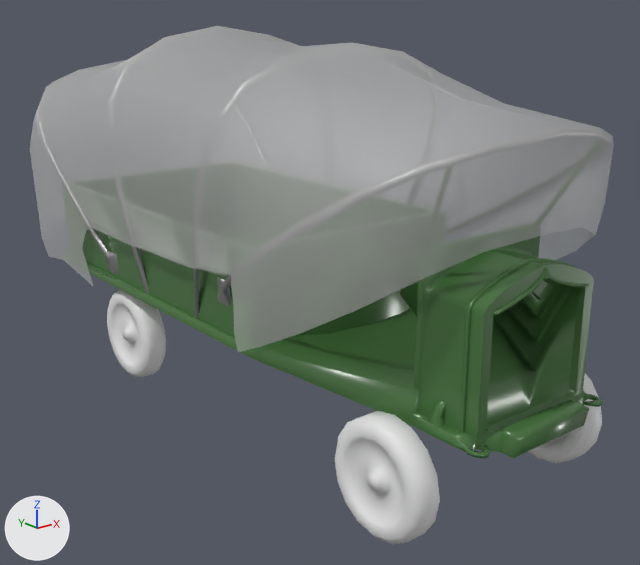
What one commit did to the Blender file project/.assets/marine-transport/transport-truck2.blend.
Rendered twice from a 50 mm lens placed at (-6.78, -8.45, 5.14), pointed at (0.3, 0.4, 1.6). Every picture has the same lights, and +X, +Y and +Z are marked at lower left. The picture after the commit comes second.

In view in the first picture: 'Body', 'Wheels'.
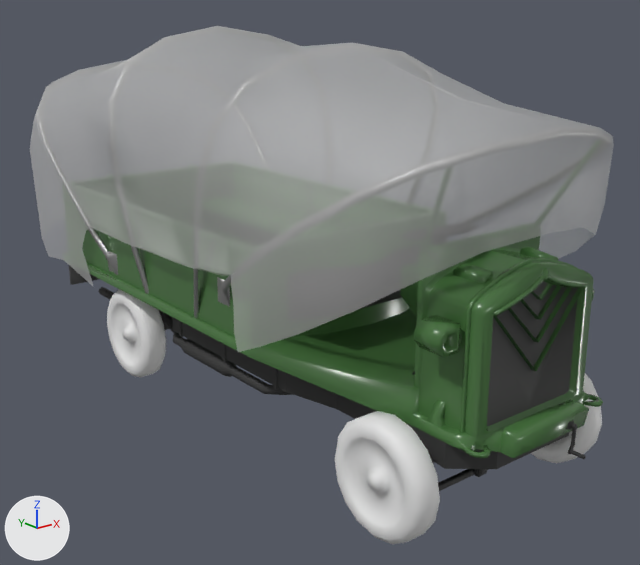
Commit message: Final marine transport model

What differs and where, as boxes [x1, y1, x2, y2] in the pictures (640 x 565 px):
'Frame', added (mostly hidden): after [69, 265, 594, 469]
    faces in mat_frame (dark grey #353535): [69, 265, 569, 469]
    faces in mat_body (dark green #47713e): [414, 289, 594, 357]
'UnderbodyDetail', added: after [99, 287, 586, 491]
'Interior', added (mostly hidden): after [360, 290, 415, 375]
part 1 of me_cube, built on: [82, 83, 285, 246] in both
part 2 of me_cube, added: after [453, 247, 558, 284]
part 3 of me_cube, recoloured: [487, 281, 578, 426] in both

Patch to the scene script:
```diff
--- a/project/.assets/marine-transport/transport-truck2.blend.py
+++ b/project/.assets/marine-transport/transport-truck2.blend.py
@@ mat_grille @@
+mat_grille = principled_material('Grille')
+mat_grille.base_color = (0.154, 0.154, 0.154)  # dark grey #6d6d6d
+mat_grille.metallic = 1.0
+mat_grille.roughness = 0.88
@@ me_cube @@
 # verts and faces of me_cube; kept vertices keep their numbers, new ones are numbered from 501
-me_cube.from_pydata(...)  # 501 vertices, 455 faces; spans x -0.03..1.91, y -3.69..5.79, z 0.99..4.87
+me_cube.from_pydata(...)  # 556 vertices, 503 faces; spans x -0.03..1.91, y -3.69..5.79, z 0.99..4.87
+# me_cube part 1
+# 21 faces are deleted
+# 43 vertices are added at x 0.0..1.8, y -0.55..4.35, z 1.47..4.12
+# 42 new faces join them, mat_body (dark green #47713e)
+# 10 new faces join them, mat_arches (grey #b1b1b1)
+# 8 new faces join them, mat_canopy (white #e7e7e7)
+# me_cube part 2
+verts[520] = (0.43, -3.15, 2.67)
+verts[521] = (0.57, -3.15, 2.62)
+verts[522] = (0.44, -3.15, 2.72)  # pixel (550, 256)
+verts[523] = (0.57, -3.15, 2.68)  # pixel (558, 257)
+for new, old in zip([*range(524, 528)], [*range(520, 524)]): verts[new] = verts[old] + (0.0, 0.38, 0.0)
+verts[528] = (0.53, -2.84, 2.73)  # pixel (531, 247)
+verts[529] = (0.48, -2.84, 2.74)  # pixel (529, 246)
+faces += [(520, 522, 526, 524), (520, 521, 523, 522), (521, 525, 527, 523), (524, 526, 527, 525), (526, 529, 528, 527), (522, 523, 528, 529)]  # mat_body (dark green #47713e)
+faces += [(523, 527, 528), (522, 529, 526)]  # mat_body (dark green #47713e)
+# me_cube part 3: 6 faces spanning x 0.0..0.66, y -3.36, z 1.23..2.62 switch from mat_body (dark green #47713e) to mat_grille (dark grey #6d6d6d)
+# other edits to the shape of me_cube do not show in these pictures
 me_cube.materials.append(mat_arches)
@@ ob_interior @@
+ob_interior = bpy.data.objects.new('Interior', me_cube_006)  # 102 vertices, 96 faces; spans x -1.03..1.02, y -2.78..-0.66, z 1.49..3.07; in mat_frame (dark grey #353535)
+ob_interior.location = (0.0, 0.0, 0.0)
@@ ob_underbodydetail @@
+ob_underbodydetail = bpy.data.objects.new('UnderbodyDetail', me_cube_005)  # 352 vertices, 334 faces; spans x -1.28..1.28, y -3.87..4.4, z 0.42..1.13; in mat_frame (dark grey #353535)
+ob_underbodydetail.location = (0.0, 0.0, 0.0)
@@ ob_frame @@
+ob_frame = bpy.data.objects.new('Frame', me_cube_004)  # 304 vertices, 296 faces; spans x 0.0..1.51, y -3.46..4.47, z 0.36..2.31; in mat_frame (dark grey #353535), mat_body (dark green #47713e); modifiers MIRROR
+ob_frame.location = (0.0, 0.0, 0.0)
```
